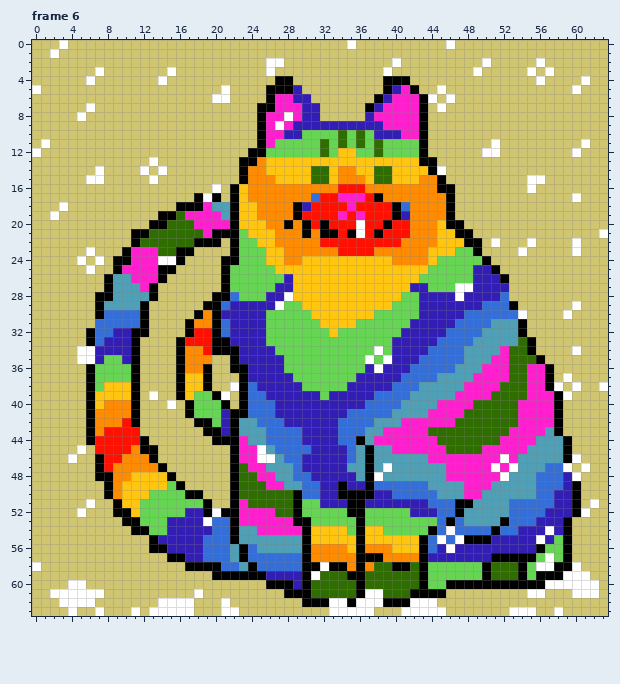
Edited in one commit: pixel-art file (Gadse-no4.ase). That is the earlier state.
64x64 pixels, 8 frames. Shown: frame 6. The commit also changed other frames, which this record leaves out.
Once edited:
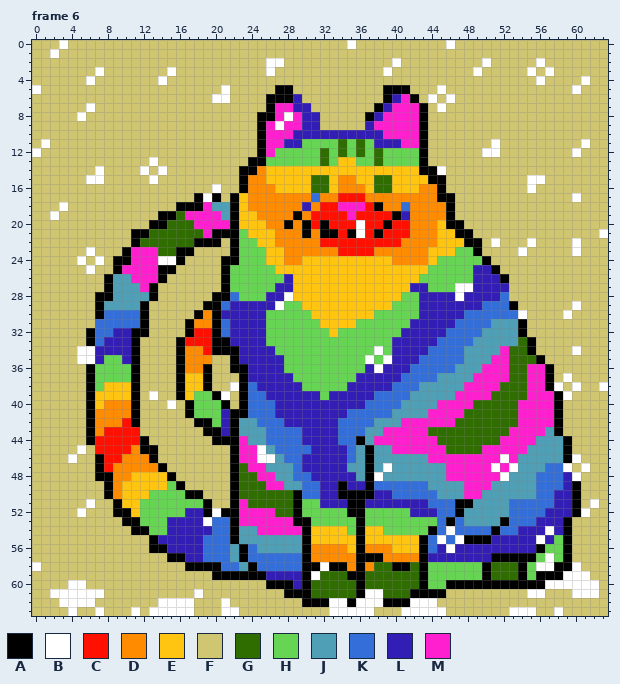
Palette (. is transparent): A #000000  B #ffffff  C #ff1000  D #ff8b00  E #ffc511  F #d0c570  G #306d00  H #66d553  J #4fa0b7  K #336ed9  L #331eb5  M #ff1fce
What changed:
{"where": "frame 6, layer \"Gadse Copy\""}
{"frame":6,"y":4,"x":27,"old":"AA","new":"FF"}
{"frame":6,"y":4,"x":39,"old":"AAA","new":"FFF"}
{"frame":6,"y":5,"x":26,"old":"A","new":"F"}
{"frame":6,"y":5,"x":29,"old":"L","new":"F"}
{"frame":6,"y":5,"x":40,"old":"LMA","new":"AAF"}
{"frame":6,"y":6,"x":27,"old":"MM","new":"AA"}
{"frame":6,"y":6,"x":30,"old":"L","new":"F"}
{"frame":6,"y":6,"x":38,"old":"ALM","new":"FAL"}
{"frame":6,"y":6,"x":42,"old":"MA","new":"AF"}
{"frame":6,"y":7,"x":25,"old":"A","new":"F"}
{"frame":6,"y":7,"x":29,"old":"M","new":"L"}
{"frame":6,"y":7,"x":31,"old":"L","new":"F"}
{"frame":6,"y":7,"x":37,"old":"ALM","new":"FAL"}
{"frame":6,"y":8,"x":26,"old":"M","new":"A"}
{"frame":6,"y":8,"x":37,"old":"LM","new":"AL"}
{"frame":6,"y":9,"x":29,"old":"L","new":"M"}
{"frame":6,"y":9,"x":32,"old":"LLLLL","new":"FFFFF"}
{"frame":6,"y":9,"x":38,"old":"L","new":"M"}
{"frame":6,"y":10,"x":28,"old":"L","new":"M"}
{"frame":6,"y":10,"x":30,"old":"HHHHGHGH","new":"LLLLLLLL"}
{"frame":6,"y":10,"x":39,"old":"LL","new":"MM"}
{"frame":6,"y":11,"x":27,"old":"HHH","new":"MLL"}
{"frame":6,"y":11,"x":32,"old":"G","new":"H"}
{"frame":6,"y":11,"x":38,"old":"GHHHH","new":"LLLMM"}
{"frame":6,"y":12,"x":24,"old":"A","new":"F"}
{"frame":6,"y":12,"x":26,"old":"H","new":"M"}
{"frame":6,"y":12,"x":34,"old":"EEH","new":"GHG"}
{"frame":6,"y":13,"x":23,"old":"A","new":"F"}
{"frame":6,"y":13,"x":25,"old":"DEEEEEEEE","new":"AHHHHHHGH"}
{"frame":6,"y":13,"x":36,"old":"EEEEEEE","new":"HHGHHHH"}
{"frame":6,"y":13,"x":44,"old":"A","new":"F"}
{"frame":6,"y":14,"x":24,"old":"D","new":"A"}
{"frame":6,"y":14,"x":31,"old":"GG","new":"EE"}
{"frame":6,"y":14,"x":34,"old":"DD","new":"EE"}
{"frame":6,"y":14,"x":38,"old":"GG","new":"EE"}
{"frame":6,"y":14,"x":43,"old":"E","new":"A"}
{"frame":6,"y":15,"x":26,"old":"D","new":"E"}
{"frame":6,"y":15,"x":36,"old":"D","new":"E"}
{"frame":6,"y":15,"x":43,"old":"DD","new":"EA"}
{"frame":6,"y":16,"x":22,"old":"AE","new":"FA"}
{"frame":6,"y":16,"x":27,"old":"DDDDDDDCCCDDDDDD","new":"EEEEGGEDDDEGGEEE"}
{"frame":6,"y":16,"x":46,"old":"A","new":"F"}
{"frame":6,"y":17,"x":32,"old":"CCMMMCA","new":"DDCCCDD"}
{"frame":6,"y":17,"x":45,"old":"D","new":"A"}
{"frame":6,"y":18,"x":24,"old":"E","new":"D"}
{"frame":6,"y":18,"x":29,"old":"A","new":"D"}
{"frame":6,"y":18,"x":31,"old":"C","new":"D"}
{"frame":6,"y":18,"x":34,"old":"C","new":"M"}
{"frame":6,"y":18,"x":36,"old":"C","new":"M"}
{"frame":6,"y":18,"x":38,"old":"CCA","new":"ADD"}
{"frame":6,"y":19,"x":30,"old":"C","new":"D"}
{"frame":6,"y":19,"x":34,"old":"MCM","new":"CMC"}
